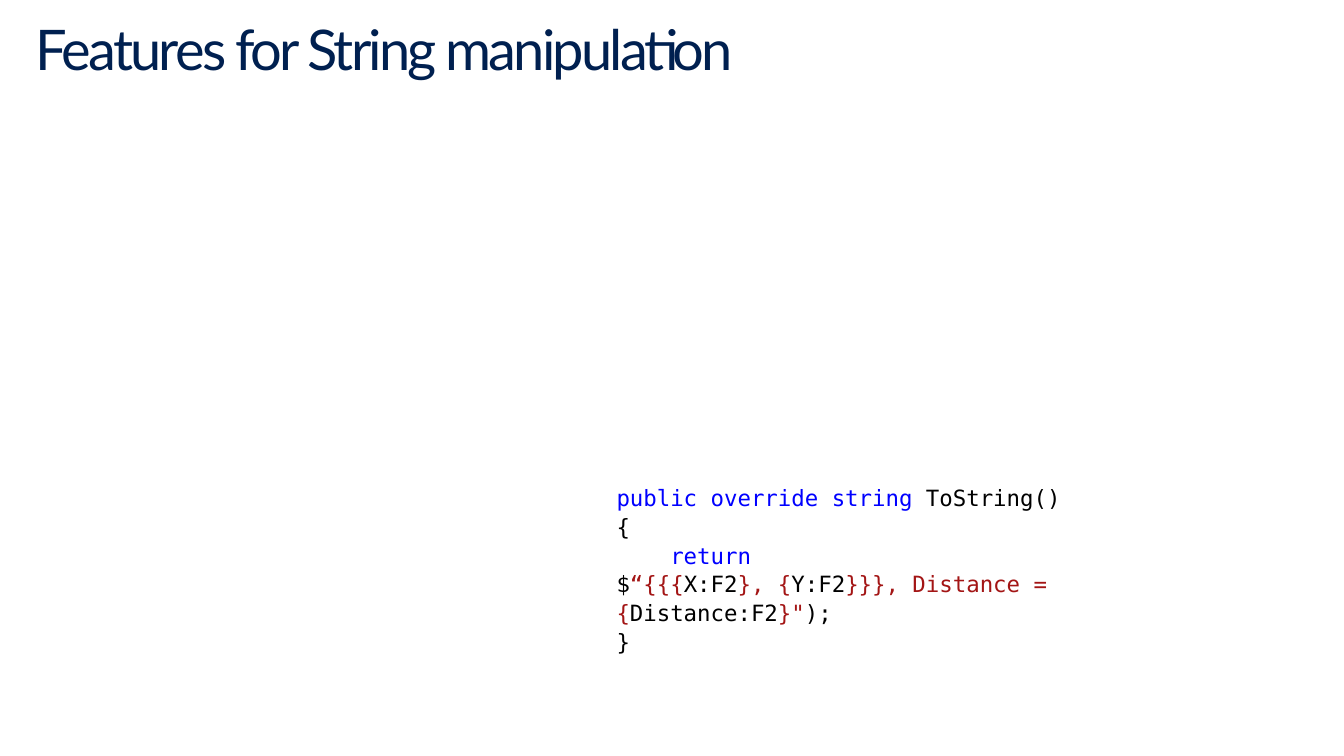
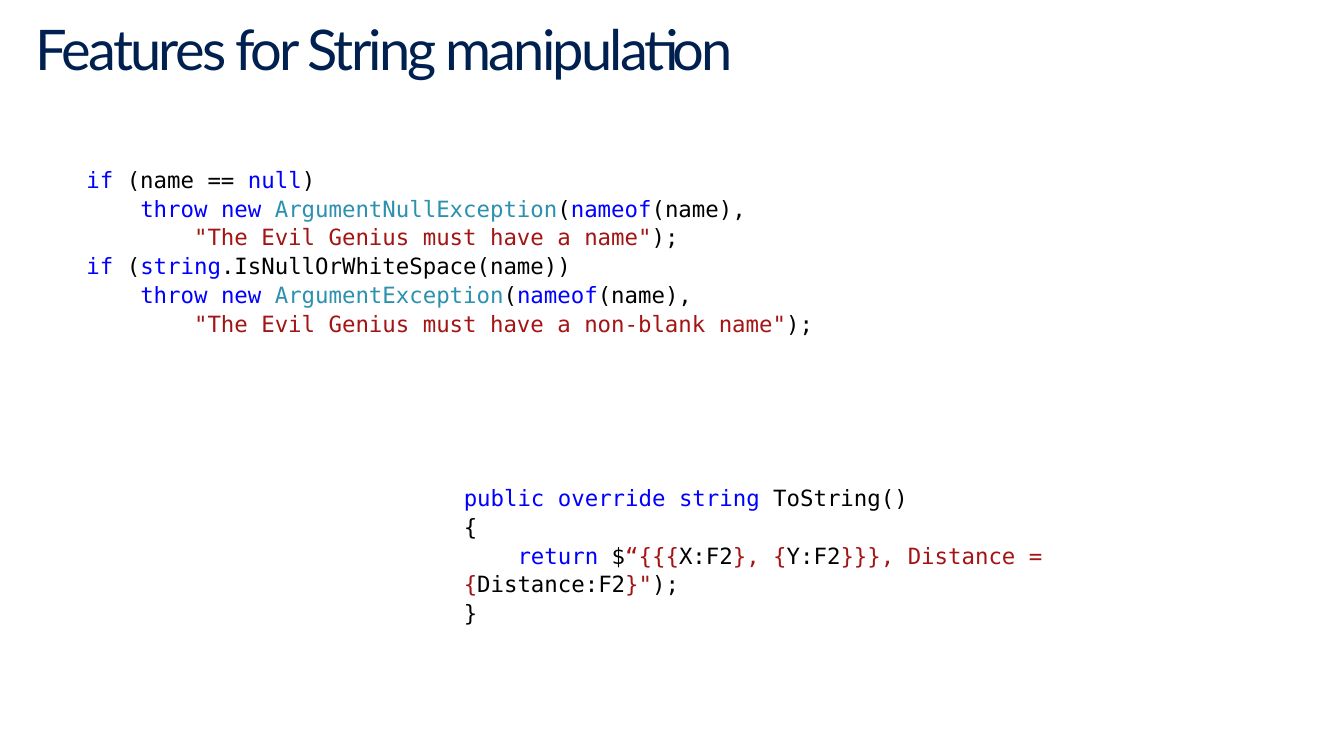
Before and after one commit to BillWagner/MVA-CSharp6, a slide deck: slide 7 of Slides/MVA-What'sNewC#6-Module3.pptx. Drawn at 1344x756 pixels with LibreOffice and Linux fonts; fonts in the diff are those of the drawing. Boxes give left, top, right and bottom in pixels: in the first picture for what was removed or moved away, otherwise in the second. Text is boxed around its words. In the diff, an @@ line names an element or a change of style, - is before the commit and + after.

```diff
--- a/Slides/MVA-What'sNewC#6-Module3.pptx
+++ b/Slides/MVA-What'sNewC#6-Module3.pptx
@@ text added at box(86, 171, 813, 335), 16 pt, text #A31515 @@
+if (name == null)
+throw new ArgumentNullException(nameof(name),
+"The Evil Genius must have a name");
+if (string.IsNullOrWhiteSpace(name))
+throw new ArgumentException(nameof(name),
+"The Evil Genius must have a non-blank name");
@@ text "public override string ToString()" rewrapped from box(617, 489, 1061, 625) to box(464, 489, 1016, 596) @@
```
Also in this commit, not shown: 1 other slide changed, 4 other files.
